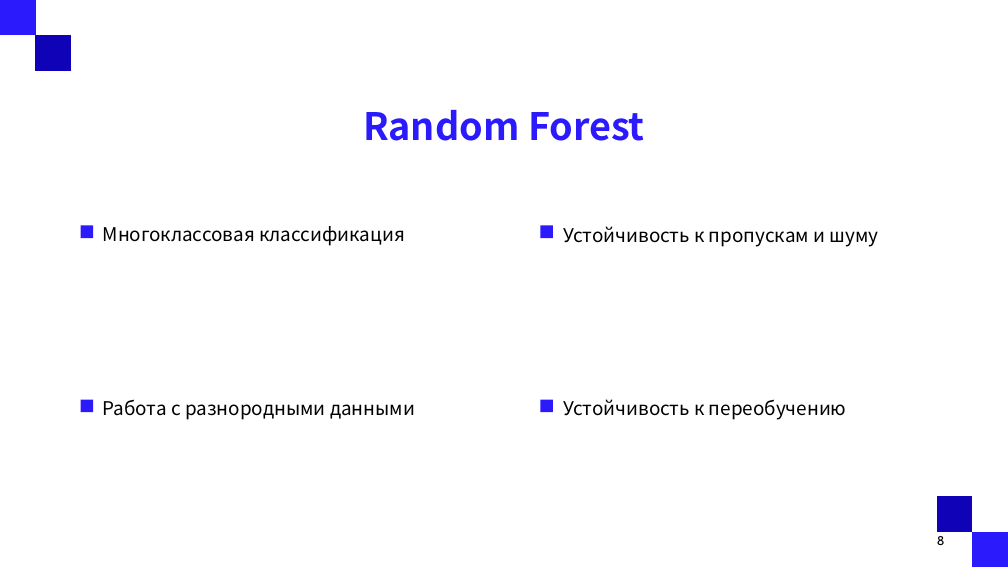
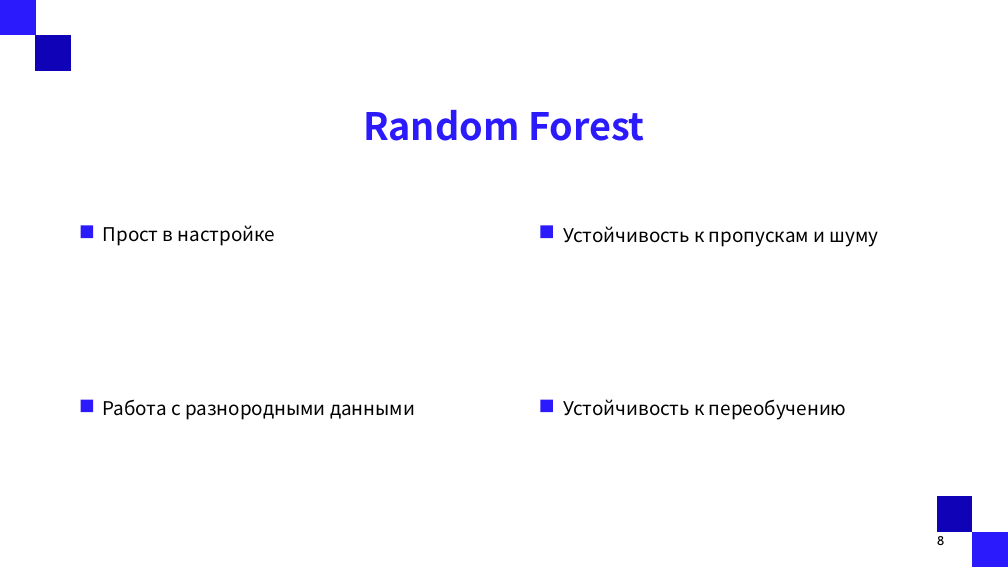
Before and after one commit to woofiwaffle/Projects_ML_BD, a slide deck: slide 8 of BigData/labwork1/Presentation.pptx. Drawn at 1008x567 pixels with LibreOffice and Linux fonts; fonts in the diff are those of the drawing. Boxes give left, top, right and bottom in pixels: in the first picture for what was removed or moved away, otherwise in the second. Text is boxed around its words. In the diff, an @@ line names an element or a change of style, - is before the commit and + after.

```diff
--- a/BigData/labwork1/Presentation.pptx
+++ b/BigData/labwork1/Presentation.pptx
@@ text at box(103, 225, 275, 246): text changed @@
-Многоклассовая классификация
+Прост в настройке
```
Also in this commit, not shown: 3 other slides changed.
